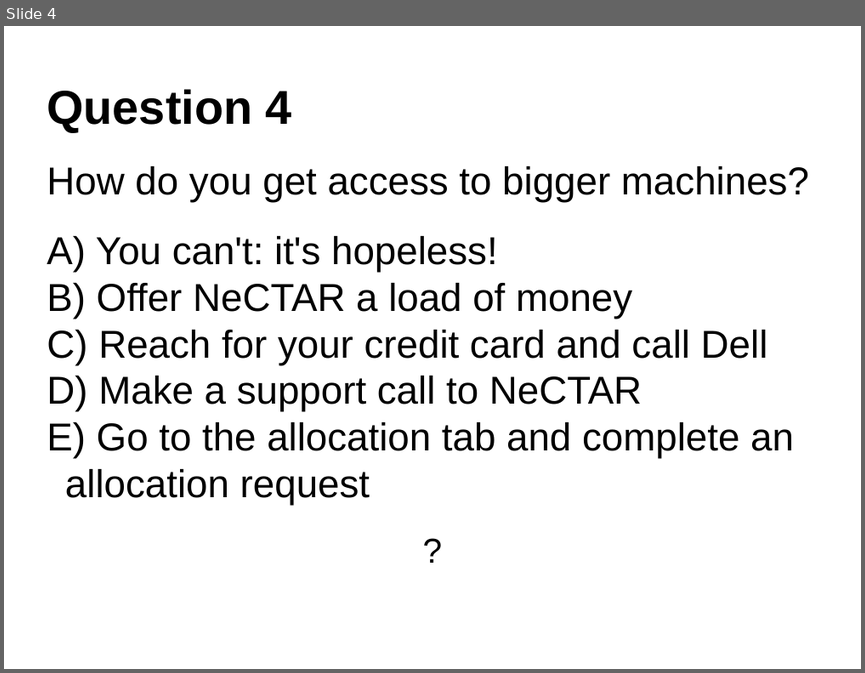
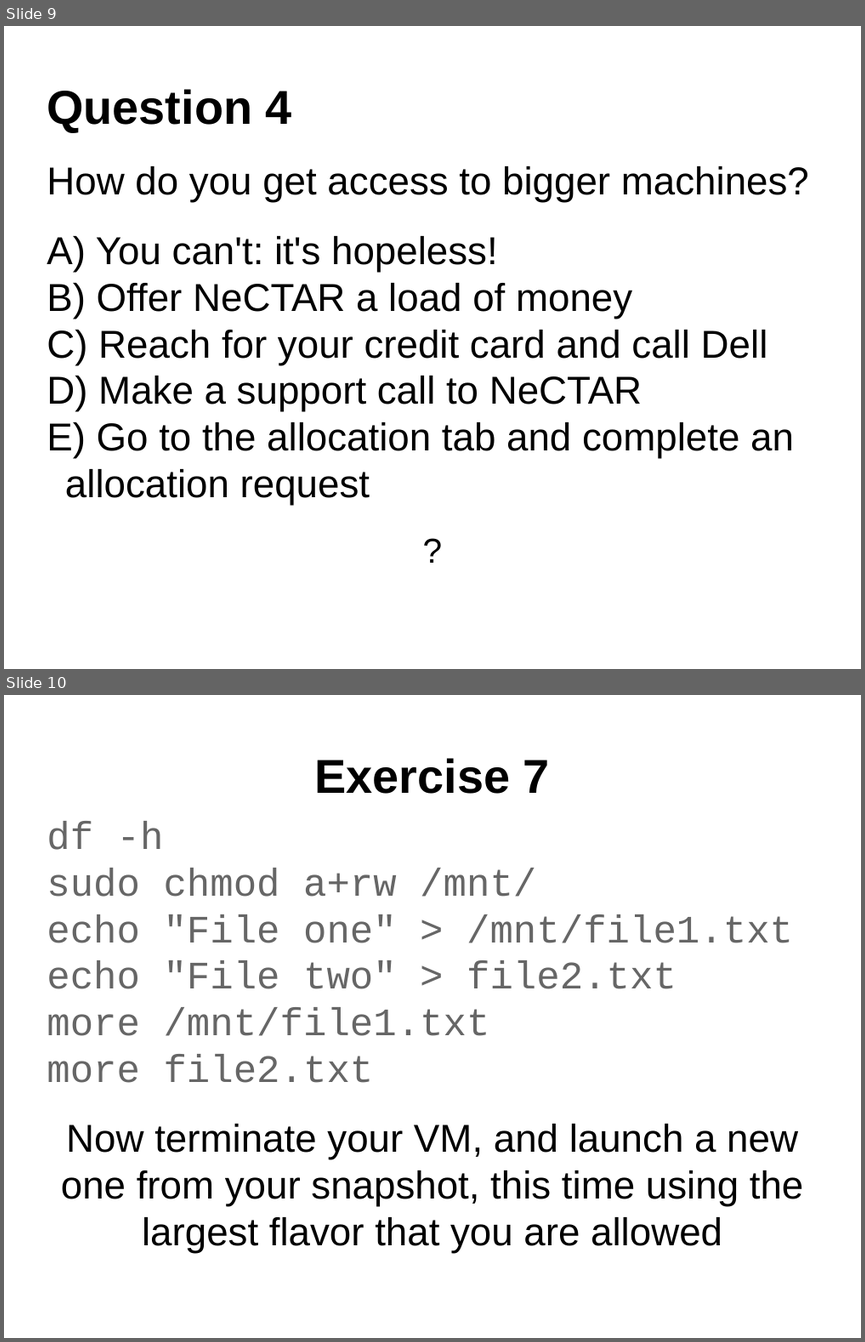
Before and after one commit to resbaz/nectar-cloud-lessons, a slide deck: Lessons/Lesson_VI/Lesson_VI_Questions.pptx. Shown one above the other, each under a label of ours: slide 4 before the commit, slides 9 and 10 after it. The pictures are 865x673 and 865x1342 pixels, drawn with LibreOffice and Linux fonts; fonts in the diff are those of the drawing. Boxes give left, top, right and bottom in pixels: in the first picture for what was removed or moved away, otherwise in the second. Text is boxed around its words. In the diff, an @@ line names an element or a change of style, - is before the commit and + after.

```diff
--- a/Lessons/Lesson_VI/Lesson_VI_Questions.pptx
+++ b/Lessons/Lesson_VI/Lesson_VI_Questions.pptx
@@ slide 10 added at [4, 695, 861, 1338], background #FFFFFF @@
@@ text added at [315, 758, 550, 794], 44 pt, text #000000, bold @@
+Exercise 7
@@ text added at [46, 821, 804, 1253], 36 pt, text #666666 @@
+df -h
+sudo chmod a+rw /mnt/
+echo "File one" > /mnt/file1.txt
+echo "File two" > file2.txt
+more /mnt/file1.txt
+more file2.txt
+Now terminate your VM, and launch a new one from your snapshot, this time using the largest flavor that you are allowed
@@ what was slide 4 is now slide 9 @@
```
Also in this commit, not shown: 8 other slides added, 2 other files.
